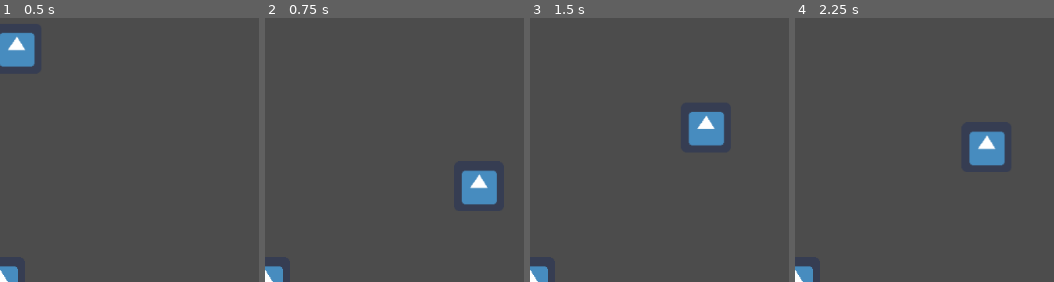
Above: before the commit, frames 1-4 (left to right).
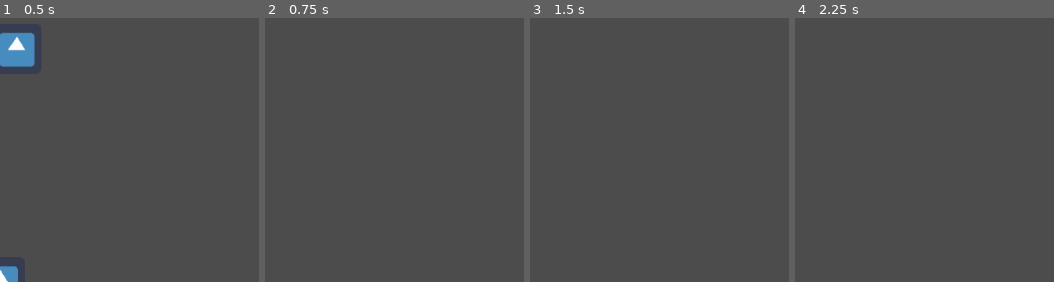
Above: after the commit, the same moments.

Repository: Garageman2/LaunchGame
Game: Godot game, scene res://Main.tscn
Two runs of this game, one before a commit and one after it. Both use one fixed random seed, a clock stepped at 60 frames per second and the inputs below. The engine's default icon, where the game draws it, is replaced by a stand-in: a white triangle on a blue panel in a dark square.
Inputs (mouse positions are in pixels of both pictures, inside the frame that each line leads up to):
- Up to frame 1 (0.5 s): no input
- Up to frame 2 (0.75 s): tap Enter at 0.5 s; move the mouse to (outside the picture) at 0.52 s; hold Space (Launch, bound only after the commit) from 0.53 s (still down)
- Up to frame 3 (1.5 s): move the mouse to (770, 70) at 1.27 s; release Space (Launch, bound only after the commit) at 1.28 s; tap Space (Launch, bound only after the commit) at 1.35 s
- Up to frame 4 (2.25 s): tap Enter at 2 s; move the mouse to (outside the picture) at 2.02 s; hold Space (Launch, bound only after the commit) from 2.03 s (still down)

Frame 1 is identical in both runs. In frame 2, 2.2% of the frame differs, in the area x 0-90%, y 57-100%; in frame 3, 2.2%; in frame 4, 2.2%.

Commit message:
Fixed Version of Working

Diff:
--- a/Launch/Main.tscn
+++ b/Launch/Main.tscn
@@ -1,7 +1,11 @@
-[gd_scene load_steps=2 format=2]
+[gd_scene load_steps=3 format=2]
 
 [ext_resource path="res://Launcher.tscn" type="PackedScene" id=1]
+[ext_resource path="res://Scripts/Manager.gd" type="Script" id=2]
 
 [node name="Root" type="Node2D"]
 
-[node name="Origin" parent="." instance=ExtResource( 1 )]
+[node name="Manager" type="Node2D" parent="."]
+script = ExtResource( 2 )
+
+[node name="Launcher" parent="Manager" instance=ExtResource( 1 )]
--- /dev/null
+++ b/Launch/Scripts/Manager.gd
@@ -0,0 +1,12 @@
+extends Node2D
+
+onready var Rocket = $Launcher/LaunchRoot/Rocket
+
+
+func _ready():
+	Rocket.connect("Launched",self,"OnLaunch")
+	pass
+
+func OnLaunch():
+	$Launcher.queue_free();
+	pass
--- a/Launch/Scripts/RocketL.gd
+++ b/Launch/Scripts/RocketL.gd
@@ -5,6 +5,8 @@
 var RocketPos = Vector2(0,0)
 onready var LaunchRoot = get_parent();
 export var Radius = 300
+var HasLaunched = false
+signal Launched
 
 
 # Called when the node enters the scene tree for the first time.
@@ -15,9 +17,13 @@
 
 # Called every frame. 'delta' is the elapsed time since the previous frame.
 func _process(delta):
-	RocketPos = get_global_mouse_position();
-	RocketPos = RocketPos - LaunchRoot.get("position")
-	set("position",FindPosition(RocketPos))
+	if !HasLaunched:
+		RocketPos = get_global_mouse_position();
+		RocketPos = RocketPos - LaunchRoot.get("position")
+		set("position",FindPosition(RocketPos))
+		if Input.is_action_pressed("Launch"):
+			HasLaunched = false;
+			emit_signal("Launched")
 	return
 
 
--- a/Launch/project.godot
+++ b/Launch/project.godot
@@ -14,6 +14,16 @@
 run/main_scene="res://Main.tscn"
 config/icon="res://icon.png"
 
+[input]
+
+Launch={
+"deadzone": 0.5,
+"events": [ Object(InputEventKey,"resource_local_to_scene":false,"resource_name":"","device":0,"alt":false,"shift":false,"control":false,"meta":false,"command":false,"pressed":false,"scancode":0,"physical_scancode":32,"unicode":0,"echo":false,"script":null)
+, Object(InputEventMouseButton,"resource_local_to_scene":false,"resource_name":"","device":0,"alt":false,"shift":false,"control":false,"meta":false,"command":false,"button_mask":0,"position":Vector2( 0, 0 ),"global_position":Vector2( 0, 0 ),"factor":1.0,"button_index":1,"pressed":false,"doubleclick":false,"script":null)
+, Object(InputEventJoypadButton,"resource_local_to_scene":false,"resource_name":"","device":0,"button_index":2,"pressure":0.0,"pressed":false,"script":null)
+ ]
+}
+
 [physics]
 
 common/enable_pause_aware_picking=true
